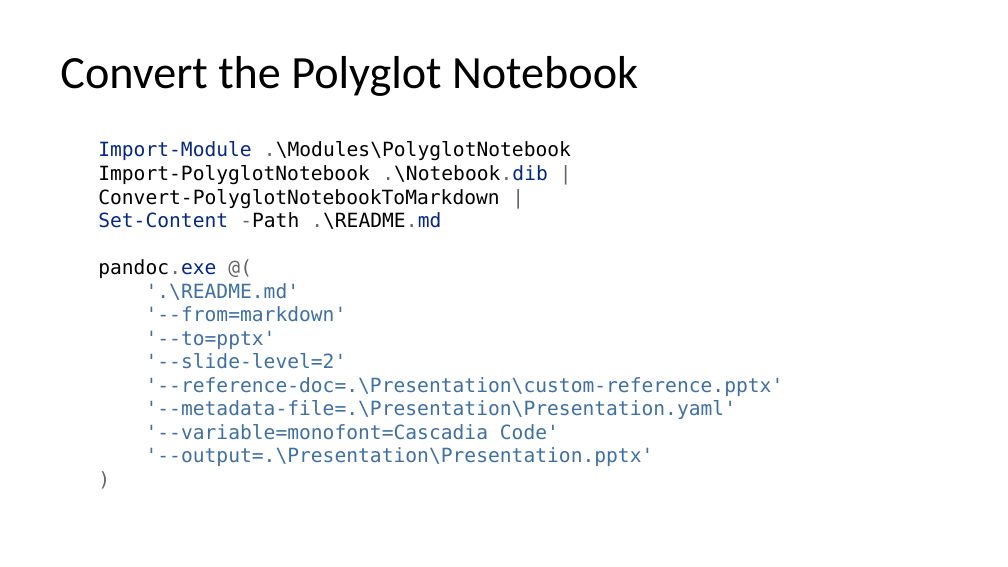
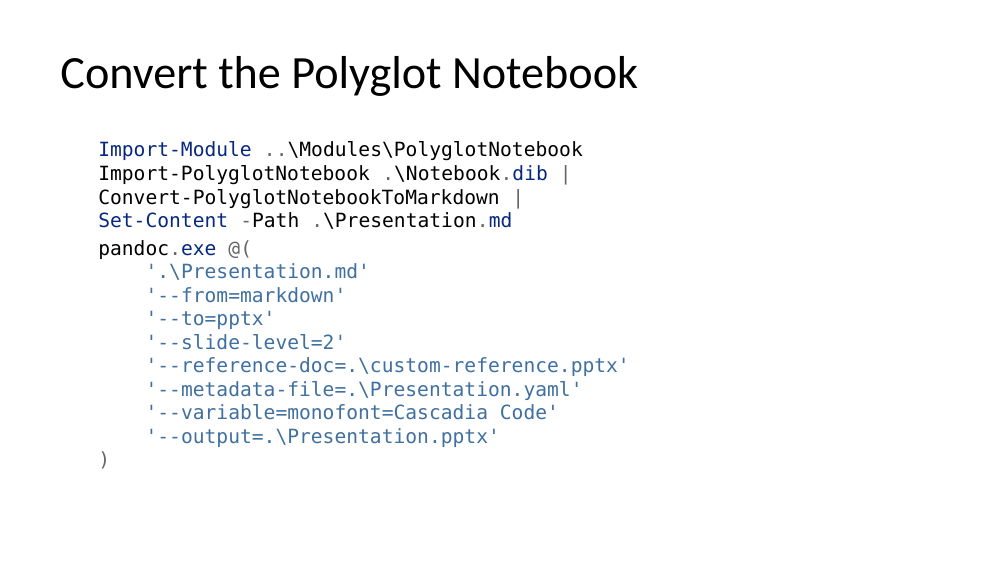
Before and after one commit to aproposts/CEUG2025, a slide deck: slide 21 of Presentation/PowerShell Prescriptions.pptx. Drawn at 1008x567 pixels with LibreOffice and Linux fonts; fonts in the diff are those of the drawing; background and template pictures are left out. Boxes give left, top, right and bottom in pixels: in the first picture for what was removed or moved away, otherwise in the second. Text is boxed around its words. In the diff, an @@ line names an element or a change of style, - is before the commit and + after.

```diff
--- a/Presentation/PowerShell Prescriptions.pptx
+++ b/Presentation/PowerShell Prescriptions.pptx
@@ text at box(98, 141, 630, 447): text changed @@
-Import-Module .\Modules\PolyglotNotebook
-Import-PolyglotNotebook .\Notebook.dib |
-Convert-PolyglotNotebookToMarkdown |
-Set-Content -Path .\README.md
-pandoc.exe @(
-'.\README.md'
-'--from=markdown'
-'--to=pptx'
-'--slide-level=2'
-'--reference-doc=.\Presentation\custom-reference.pptx'
-'--metadata-file=.\Presentation\Presentation.yaml'
-'--variable=monofont=Cascadia Code'
-'--output=.\Presentation\Presentation.pptx'
-)
+Import-Module ..\Modules\PolyglotNotebook
+Import-PolyglotNotebook .\Notebook.dib |
+Convert-PolyglotNotebookToMarkdown |
+Set-Content -Path .\Presentation.md
+pandoc.exe @(
+'.\Presentation.md'
+'--from=markdown'
+'--to=pptx'
+'--slide-level=2'
+'--reference-doc=.\custom-reference.pptx'
+'--metadata-file=.\Presentation.yaml'
+'--variable=monofont=Cascadia Code'
+'--output=.\Presentation.pptx'
+)
```
Also in this commit, not shown: 6 other files.
